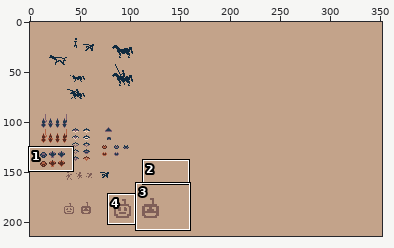
Pixel-art file -- everything.aseprite. Above: a wide view before the commit, with the close-up outlined.
Close-up. Earlier state:
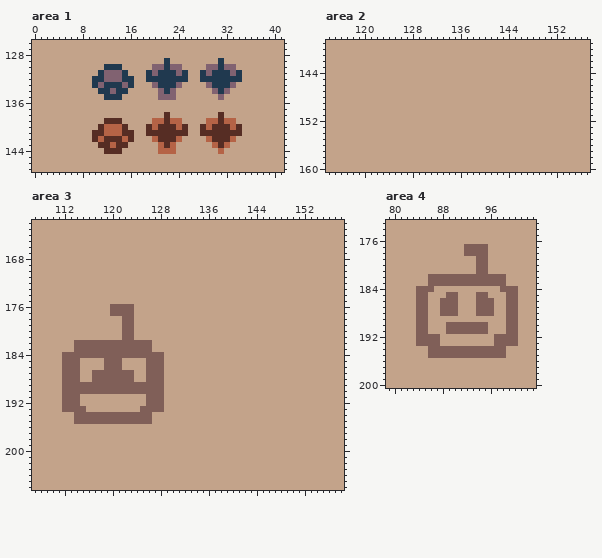
352x214 pixels, 1 frame. Colours within 5 levels of each other are drawn and written as one. Shown: area 1: x 0..41, y 126..147; area 2: x 114..157, y 139..160; area 3: x 107..158, y 162..206; area 4: x 79..103, y 173..200. The commit also changed other parts of the picture, which this record leaves out.
And afterwards:
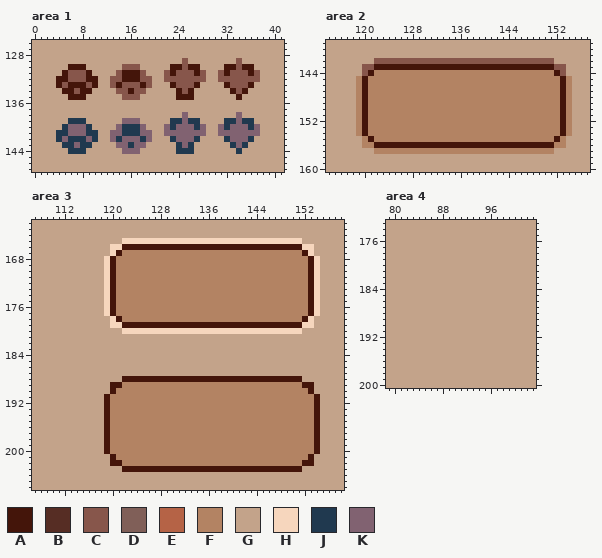
Palette (. is transparent): A #44150a  B #562d24  C #87564b  D #805f58  E #b56346  F #b38363  G #c3a38a  H #f6d6bd  J #20394f  K #816271
Changes in this commit:
Changed rows in their new state; - is an unchanged pixel.
Area 1, layer "Foreground":
first column x 4:
129 ------------------G--C-----G--C---
130 --AAA---GGGCCC--GGGAACAA-GGGAACAA-
131 -ACCCA-GGGCAAACGGGCACCCACGGCACCCAC
132 AACCCAAGGCCAAACCGGCCCCCCCGGCCCCCCC
133 ACAAACAGGCACCCACGGGACCCA-GGGACCCA-
134 -AACAA-GGGCCACC--GGGACA---GGGACA--
135 --AAA---GGGCCC---GGGAAA----G--A---
138 ------------------G--K-----G--K---
139 --JJJ---GGGKKK--GGGJJKJJ-GGGJJKJJ-
140 -JKKKJ-GGGKJJJKGGGKJKKKJKGGKJKKKJK
141 JJKKKJJGGKKJJJKKGGKKKKKKKGGKKKKKKK
142 JKJJJKJGGKJKKKJKGGGJKKKJ-GGGJKKKJ-
143 -JJKJJ-GGGKKJKK--GGGJKJ---GGGJKJ--
144 --JJJ---GGGKKK---GGGJJJ----G--J---
Area 2, layer "Foreground":
first column x 119:
142 ---CCCCCCCCCCCCCCCCCCCCCCCCCCCCCC---
143 -CCAAAAAAAAAAAAAAAAAAAAAAAAAAAAAACC-
144 -CAFFFFFFFFFFFFFFFFFFFFFFFFFFFFFFAC-
145 FAFFFFFFFFFFFFFFFFFFFFFFFFFFFFFFFFAF
146 FAFFFFFFFFFFFFFFFFFFFFFFFFFFFFFFFFAF
147 FAFFFFFFFFFFFFFFFFFFFFFFFFFFFFFFFFAF
148 FAFFFFFFFFFFFFFFFFFFFFFFFFFFFFFFFFAF
149 FAFFFFFFFFFFFFFFFFFFFFFFFFFFFFFFFFAF
150 FAFFFFFFFFFFFFFFFFFFFFFFFFFFFFFFFFAF
151 FAFFFFFFFFFFFFFFFFFFFFFFFFFFFFFFFFAF
152 FAFFFFFFFFFFFFFFFFFFFFFFFFFFFFFFFFAF
153 FAFFFFFFFFFFFFFFFFFFFFFFFFFFFFFFFFAF
154 FAFFFFFFFFFFFFFFFFFFFFFFFFFFFFFFFFAF
155 -FAFFFFFFFFFFFFFFFFFFFFFFFFFFFFFFAF-
156 -FFAAAAAAAAAAAAAAAAAAAAAAAAAAAAAAFF-
157 ---FFFFFFFFFFFFFFFFFFFFFFFFFFFFFF---
Area 3, layer "Foreground":
first column x 112:
165 ----------HHHHHHHHHHHHHHHHHHHHHHHHHHHHHH---
166 --------HHAAAAAAAAAAAAAAAAAAAAAAAAAAAAAAHH-
167 --------HAFFFFFFFFFFFFFFFFFFFFFFFFFFFFFFAH-
168 -------HAFFFFFFFFFFFFFFFFFFFFFFFFFFFFFFFFAH
169 -------HAFFFFFFFFFFFFFFFFFFFFFFFFFFFFFFFFAH
170 -------HAFFFFFFFFFFFFFFFFFFFFFFFFFFFFFFFFAH
171 -------HAFFFFFFFFFFFFFFFFFFFFFFFFFFFFFFFFAH
172 -------HAFFFFFFFFFFFFFFFFFFFFFFFFFFFFFFFFAH
173 -------HAFFFFFFFFFFFFFFFFFFFFFFFFFFFFFFFFAH
174 -------HAFFFFFFFFFFFFFFFFFFFFFFFFFFFFFFFFAH
175 -------HAFFFFFFFFFFFFFFFFFFFFFFFFFFFFFFFFAH
176 -------HAFFFFFFFFFFFFFFFFFFFFFFFFFFFFFFFFAH
177 -------HAFFFFFFFFFFFFFFFFFFFFFFFFFFFFFFFFAH
178 --------HAFFFFFFFFFFFFFFFFFFFFFFFFFFFFFFAH-
179 --------HHAAAAAAAAAAAAAAAAAAAAAAAAAAAAAAHH-
180 ----------HHHHHHHHHHHHHHHHHHHHHHHHHHHHHH---
181 ----------GG-------------------------------
182 --GGGGGGGGGGGGG----------------------------
183 --GGGGGGGGGGGGG----------------------------
184 GGGGGGGGGGGGGGGGG--------------------------
185 GGG----GGG----GGG--------------------------
186 GGG----GGG----GGG--------------------------
187 GGG--GGGGGGG--GGG--------------------------
188 GGG--GGGGGAAAAAAAAAAAAAAAAAAAAAAAAAAAAAA---
189 GGGGGGGGAAFFFFFFFFFFFFFFFFFFFFFFFFFFFFFFAA-
190 GGGGGGGGAFFFFFFFFFFFFFFFFFFFFFFFFFFFFFFFFA-
191 GGG----AFFFFFFFFFFFFFFFFFFFFFFFFFFFFFFFFFFA
192 GGG----AFFFFFFFFFFFFFFFFFFFFFFFFFFFFFFFFFFA
193 GGGG---AFFFFFFFFFFFFFFFFFFFFFFFFFFFFFFFFFFA
194 --GGGGGAFFFFFFFFFFFFFFFFFFFFFFFFFFFFFFFFFFA
195 --GGGGGAFFFFFFFFFFFFFFFFFFFFFFFFFFFFFFFFFFA
196 -------AFFFFFFFFFFFFFFFFFFFFFFFFFFFFFFFFFFA
197 -------AFFFFFFFFFFFFFFFFFFFFFFFFFFFFFFFFFFA
198 -------AFFFFFFFFFFFFFFFFFFFFFFFFFFFFFFFFFFA
199 -------AFFFFFFFFFFFFFFFFFFFFFFFFFFFFFFFFFFA
200 -------AFFFFFFFFFFFFFFFFFFFFFFFFFFFFFFFFFFA
201 --------AFFFFFFFFFFFFFFFFFFFFFFFFFFFFFFFFA-
202 --------AAFFFFFFFFFFFFFFFFFFFFFFFFFFFFFFAA-
203 ----------AAAAAAAAAAAAAAAAAAAAAAAAAAAAAA---
Area 4, layer "Foreground":
first column x 84:
177 --------GGGG-----
178 --------GGGG-----
179 ----------GG-----
180 ----------GG-----
181 ----------GG-----
182 --GGGGGGGGGGGGG--
183 --GGGGGGGGGGGGG--
184 GGG-----------GGG
185 GG---GG---GG---GG
186 GG--GGG---GGG--GG
187 GG--GGG---GGG--GG
188 GG--GGG---GGG--GG
189 GG-------------GG
190 GG---GGGGGGG---GG
191 GG---GGGGGGG---GG
192 GGGG---------GGGG
193 GGGG---------GGGG
194 --GGGGGGGGGGGGG--
195 --GGGGGGGGGGGGG--
